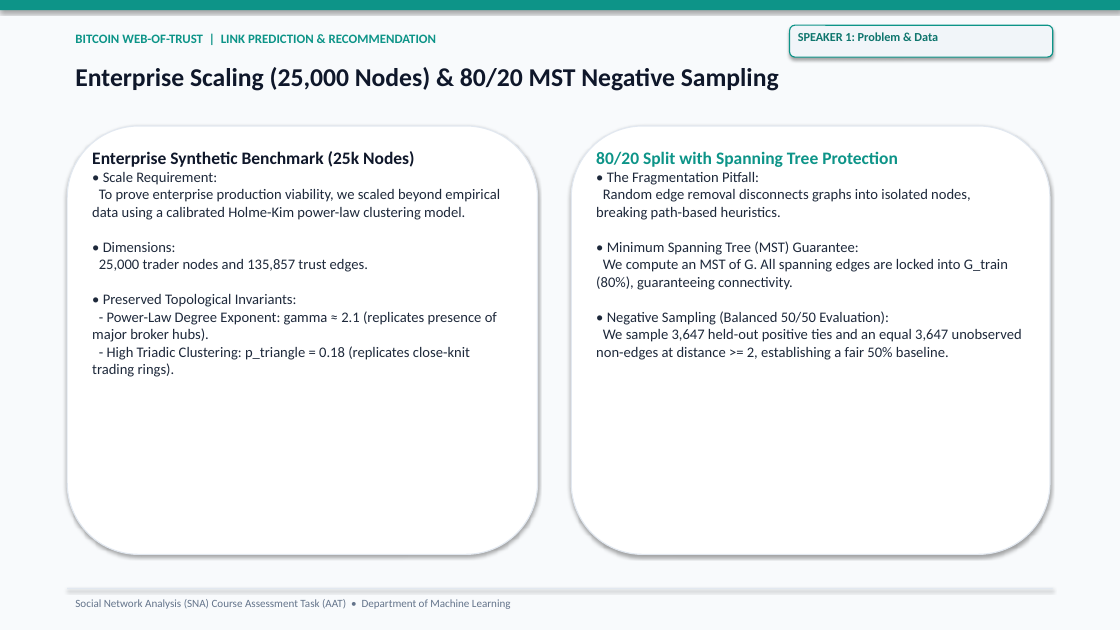
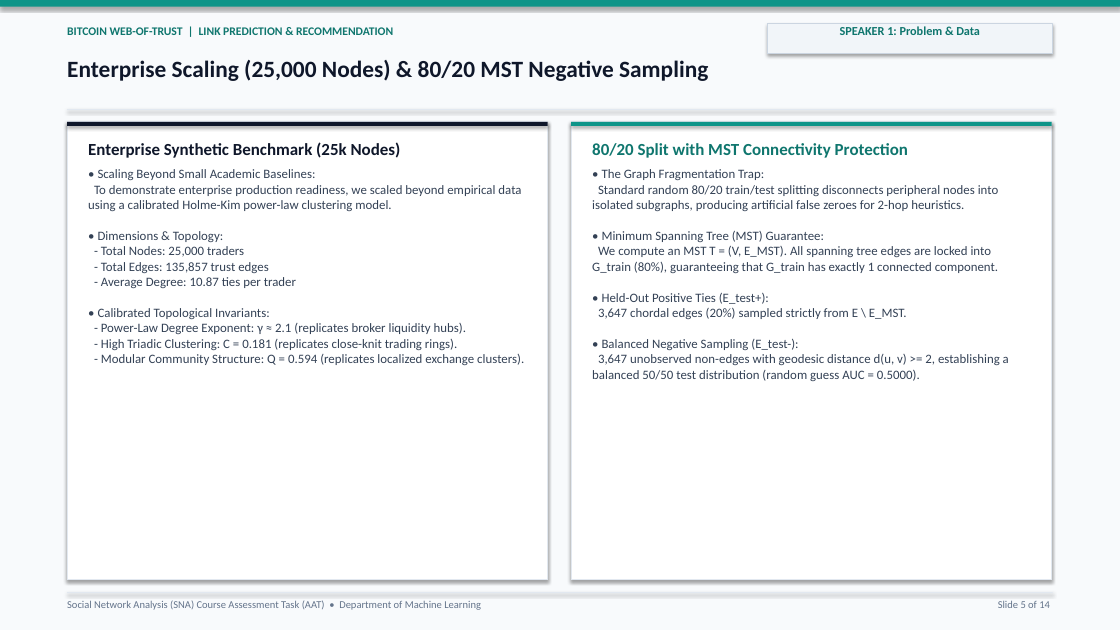
Before and after one commit to Lion4467cat/bitcoin-trust-link-prediction, a slide deck: slide 5 of slides/link_prediction_presentation.pptx. Drawn at 1120x630 pixels with LibreOffice and Linux fonts; fonts in the diff are those of the drawing. Boxes give left, top, right and bottom in pixels: in the first picture for what was removed or moved away, otherwise in the second. Text is boxed around its words. In the diff, an @@ line names an element or a change of style, - is before the commit and + after.

Commit message:
feat(ui,deck,report): overhaul side-by-side suite, light-theme 14-slide deck & publication report
- Overhaul Side-by-Side view in src/serve.py into a 3-mode interactive suite (Table+Live Graph, Trader Head-to-Head, Model vs Model) with zero canvas collapse and smooth Vis.js focus
- Redesign all 14 slides in slides/build_link_prediction_deck.py into a crisp enterprise light aesthetic (#F8FAFC) with framed figures, unclipped single-line titles, and 16/16 test tally
- Rebalance 8-page academic report in reports/build_link_prediction_report.py with sociological literature matrix, Min-Max ensemble scaling proof, metric invariants table, and fixed Unicode glyphs
- Re-export high-resolution link_prediction_precision_at_k.png with unclipped title
- All 16 unit and integration tests passing

```diff
--- a/slides/link_prediction_presentation.pptx
+++ b/slides/link_prediction_presentation.pptx
@@ text "BITCOIN WEB-OF-TRUST | LINK PREDICTION ..." at [67,27,393,35]: size 11 to 10 pt, text colour #0D9488 to #0F766E @@
@@ text "SPEAKER 1: Problem & Data": place and size @@
-text "SPEAKER 1: Problem & Data" at [798,32,938,41]
+text "SPEAKER 1: Problem & Data" at [840,26,980,35]
@@ text "SPEAKER 1: Problem & Data" at [840,26,980,35]: alignment left to centre @@
@@ rectangle: place and size @@
-rectangle at [790,25,1053,57]
+rectangle at [767,24,1053,54]
@@ rectangle at [767,24,1053,54]: rounded rectangle to rectangle; outline #0D9488 1 pt to #CBD5E1 0.75 pt @@
@@ text "Enterprise Scaling (25,000 Nodes) & ..." at [67,60,708,81]: size 22 to 20 pt @@
@@ rectangle: place and size @@
-rectangle at [67,588,1053,589]
+rectangle at [67,109,1053,110]
@@ rectangle: place and size @@
-rectangle at [571,126,1050,555]
+rectangle at [67,122,548,580]
@@ rectangle at [67,122,548,580]: rounded rectangle to rectangle @@
@@ rounded rectangle removed at [67,126,538,555] @@
@@ rectangle added at [67,122,548,126], fill #0F172A @@
@@ text at [88,142,401,158]: size 15 to 14.5 pt in "Enterprise Synthetic Benchmark (25k Nodes)" @@
@@ rectangle added at [571,122,1052,580], fill #FFFFFF, outline #E2E8F0 1 pt @@
@@ rectangle added at [571,122,1052,126], fill #0D9488 @@
@@ text at [592,143,1009,381]: text changed; size 12.5 to 11 pt; text colour #1E293B to #334155 @@
-80/20 Split with Spanning Tree Protection
-• The Fragmentation Pitfall:
-Random edge removal disconnects graphs into isolated nodes, breaking path-based heuristics.
-• Minimum Spanning Tree (MST) Guarantee:
-We compute an MST of G. All spanning edges are locked into G_train (80%), guaranteeing connectivity.
-• Negative Sampling (Balanced 50/50 Evaluation):
-We sample 3,647 held-out positive ties and an equal 3,647 unobserved non-edges at distance >= 2, establishing a fair 50% baseline.
+80/20 Split with MST Connectivity Protection
+• The Graph Fragmentation Trap:
+Standard random 80/20 train/test splitting disconnects peripheral nodes into isolated subgraphs, producing artificial false zeroes for 2-hop heuristics.
+• Minimum Spanning Tree (MST) Guarantee:
+We compute an MST T = (V, E_MST). All spanning tree edges are locked into G_train (80%), guaranteeing that G_train has exactly 1 connected component.
+• Held-Out Positive Ties (E_test+):
+3,647 chordal edges (20%) sampled strictly from E \ E_MST.
+• Balanced Negative Sampling (E_test-):
+3,647 unobserved non-edges with geodesic distance d(u, v) >= 2, establishing a balanced 50/50 test distribution (random guess AUC = 0.5000).
@@ text at [88,169,524,365]: text changed; size 12.5 to 11 pt; text colour #1E293B to #334155 @@
-• Scale Requirement:
-To prove enterprise production viability, we scaled beyond empirical data using a calibrated Holme-Kim power-law clustering model.
-• Dimensions:
-25,000 trader nodes and 135,857 trust edges.
-• Preserved Topological Invariants:
-- Power-Law Degree Exponent: gamma ≈ 2.1 (replicates presence of major broker hubs).
-- High Triadic Clustering: p_triangle = 0.18 (replicates close-knit trading rings).
+• Scaling Beyond Small Academic Baselines:
+To demonstrate enterprise production readiness, we scaled beyond empirical data using a calibrated Holme-Kim power-law clustering model.
+• Dimensions & Topology:
+- Total Nodes: 25,000 traders
+- Total Edges: 135,857 trust edges
+- Average Degree: 10.87 ties per trader
+• Calibrated Topological Invariants:
+- Power-Law Degree Exponent: γ ≈ 2.1 (replicates broker liquidity hubs).
+- High Triadic Clustering: C = 0.181 (replicates close-knit trading rings).
+- Modular Community Structure: Q = 0.594 (replicates localized exchange clusters).
@@ text "Social Network Analysis (SNA) Course ..." at [67,600,481,610]: size 9.5 to 9 pt @@
@@ rectangle added at [67,592,1053,593], fill #E2E8F0 @@
@@ text added at [998,601,1050,608], 9 pt, text #64748B @@
+Slide 5 of 14
```
Also in this commit, not shown: 13 other slides changed, 12 other files.
